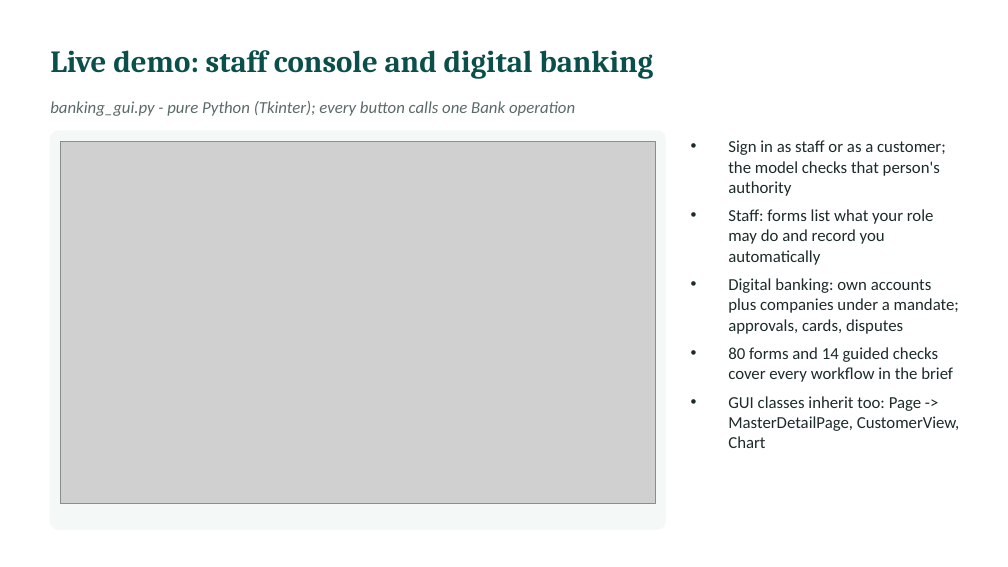
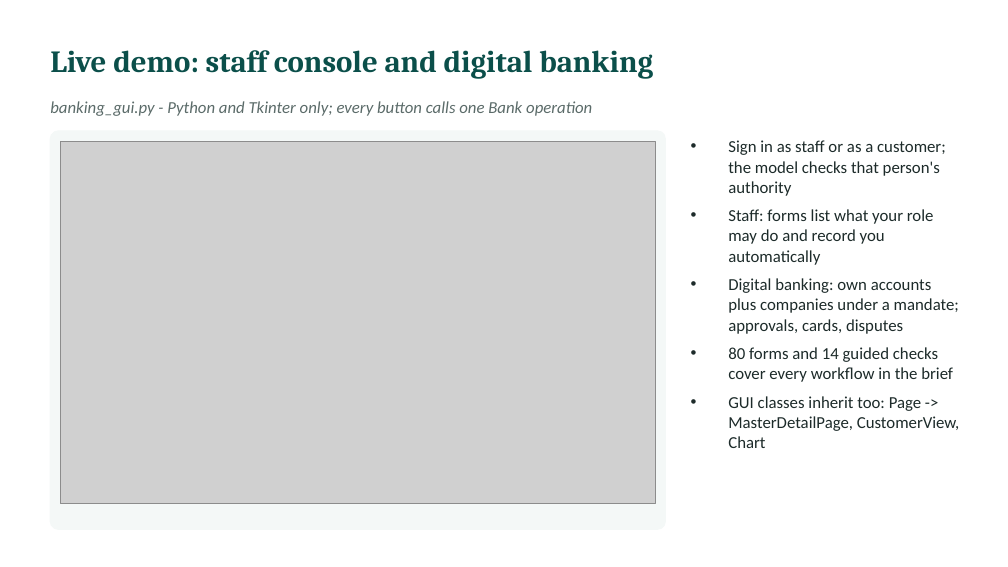
Before and after one commit to l255668-hash/commercial-banking, a slide deck: slide 20 of docs/Viva_Presentation.pptx (slide 19 before the commit). Drawn at 1008x567 pixels with LibreOffice and Linux fonts; fonts in the diff are those of the drawing; grey boxes stand for pictures. Boxes give left, top, right and bottom in pixels: in the first picture for what was removed or moved away, otherwise in the second. Text is boxed around its words. In the diff, an @@ line names an element or a change of style, - is before the commit and + after.

```diff
--- a/docs/Viva_Presentation.pptx
+++ b/docs/Viva_Presentation.pptx
@@ text at (50,101,592,116): text changed @@
-banking_gui.py - pure Python (Tkinter); every button calls one Bank operation
+banking_gui.py - Python and Tkinter only; every button calls one Bank operation
```
Also in this commit, not shown: 5 other slides changed, 1 slide added, 18 other files.
